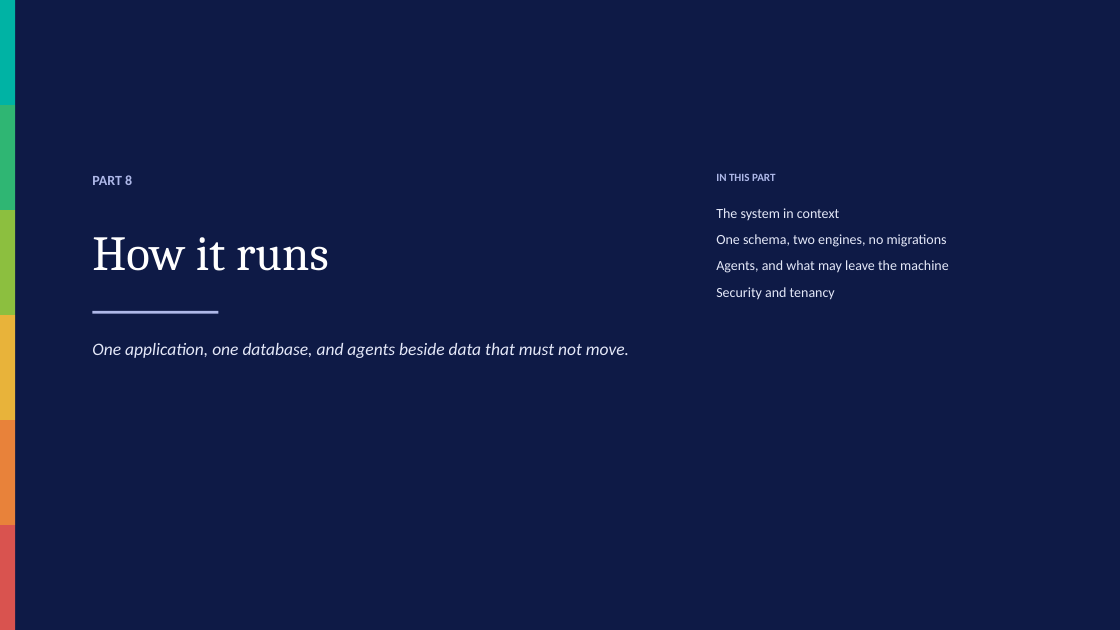
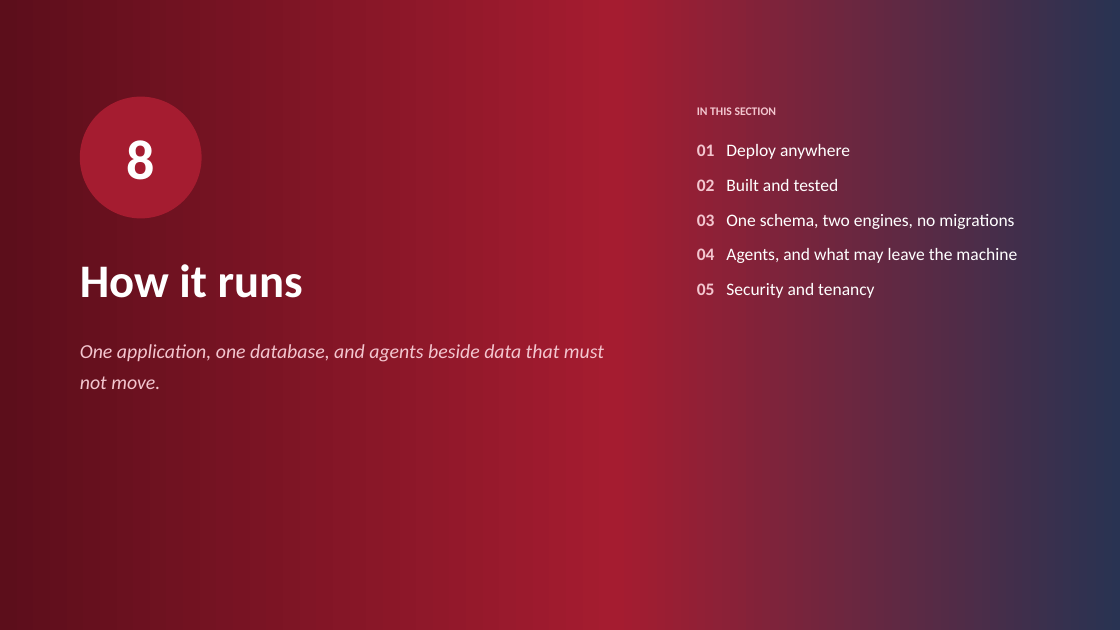
Before and after one commit to ajsinha/prama, a slide deck: slide 41 of docs/publications/deck/Prama-Evidence-First-Data-Quality.pptx (slide 36 before the commit). Drawn at 1120x630 pixels with LibreOffice and Linux fonts; fonts in the diff are those of the drawing. Boxes give left, top, right and bottom in pixels: in the first picture for what was removed or moved away, otherwise in the second. Text is boxed around its words. In the diff, an @@ line names an element or a change of style, - is before the commit and + after.

Commit message:
The deck, retold answer first and in the console's crimson
The content is the same verified material, re-ordered and extended into a story
that leads with the answer: a TL;DR in five questions, ten principles of
evidence-first data quality, the failure modes and what a supervisor asks for,
then ten numbered sections, three worked examples answered step by step from
the case studies (month-end close, a defect's blast radius, fitness for a
purpose), and an honest close: what is built, what comes next (from the
remaining-work list), a comparison by category derived from the competitive
analysis's capability matrix (behind where it is behind), what Prama does not
do, and where to start. 45 slides become 59.

The theme is the console's light theme, token for token: crimson accents and
table heads, the deep heading crimson for titles, and the console header's
gradient on the title, dividers and close. New layouts carry the storytelling:
qa, numbered, workflow, compare and thanks; most slides end on one insight line
in a tinted box. Accent stripes on cards and tiles are gone.

The passing-test figure is read from the README's synced marker at build time,
never typed. Both audits pass, and a new test refuses another organisation's
brand anywhere in the file.

```diff
--- a/docs/publications/deck/Prama-Evidence-First-Data-Quality.pptx
+++ b/docs/publications/deck/Prama-Evidence-First-Data-Quality.pptx
@@ rectangle at bbox=[0, 0, 1120, 630]: fill #0E1A46 to gradient #5C0E1B to #A51C30 to #293352 @@
@@ rectangle removed at bbox=[0, 0, 15, 105] @@
@@ rectangle removed at bbox=[0, 105, 15, 210] @@
@@ ellipse added at bbox=[80, 97, 202, 218], fill #A51C30, 48 pt, text #FFFFFF, bold @@
+8
@@ text at bbox=[697, 107, 777, 115]: text changed; size 9.5 to 10 pt; text colour #AEB8E8 to #F3C6CF @@
-IN THIS PART
+IN THIS SECTION
@@ text at bbox=[697, 144, 1017, 298]: text changed; size 12 to 15 pt; text colour #E4E8F8 to #FFFFFF @@
-The system in context
-One schema, two engines, no migrations
-Agents, and what may leave the machine
-Security and tenancy
+01 Deploy anywhere
+02 Built and tested
+03 One schema, two engines, no migrations
+04 Agents, and what may leave the machine
+05 Security and tenancy
@@ text removed at bbox=[92, 175, 132, 185] @@
-PART 8
@@ rectangle removed at bbox=[0, 210, 15, 315] @@
@@ text "How it runs": place and size @@
-text "How it runs" at bbox=[92, 237, 329, 271]
+text "How it runs" at bbox=[80, 264, 303, 298]
@@ text "How it runs" at bbox=[80, 264, 303, 298]: size 42 to 40 pt, font Cambria to Calibri, bold on; line spacing 1.2 to 1.05 @@
@@ rectangle removed at bbox=[0, 315, 15, 420] @@
@@ rectangle removed at bbox=[92, 311, 218, 314] @@
@@ text "One application, one database, and ...": place and size @@
-text "One application, one database, and ..." at bbox=[92, 343, 629, 358]
+text "One application, one database, and ..." at bbox=[80, 344, 604, 389]
@@ text "One application, one database, and ..." at bbox=[80, 344, 604, 389]: size 15 to 17 pt, text colour #E4E8F8 to #F3C6CF @@
@@ rectangle removed at bbox=[0, 420, 15, 525] @@
@@ rectangle removed at bbox=[0, 525, 15, 630] @@
```
Also in this commit, not shown: 42 other slides changed, 16 slides added, 2 slides removed, 10 other files.
